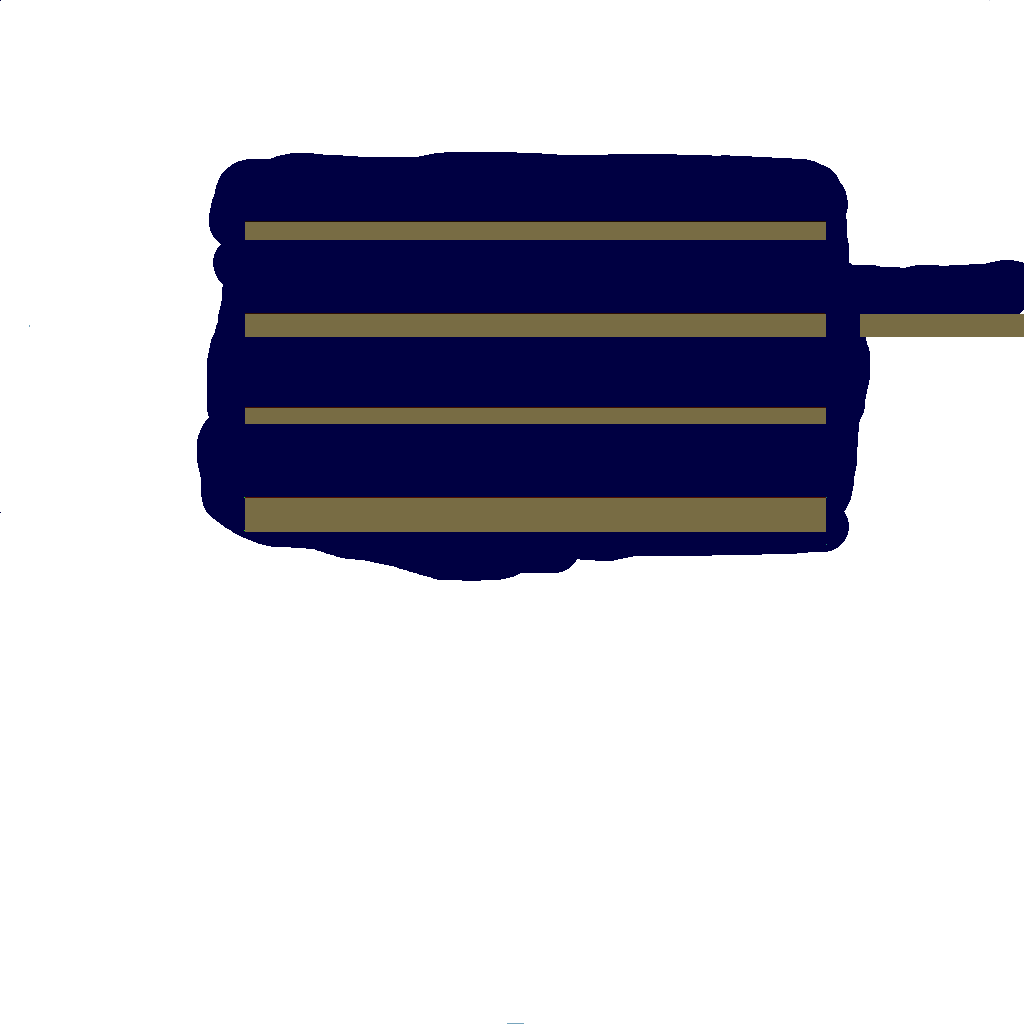
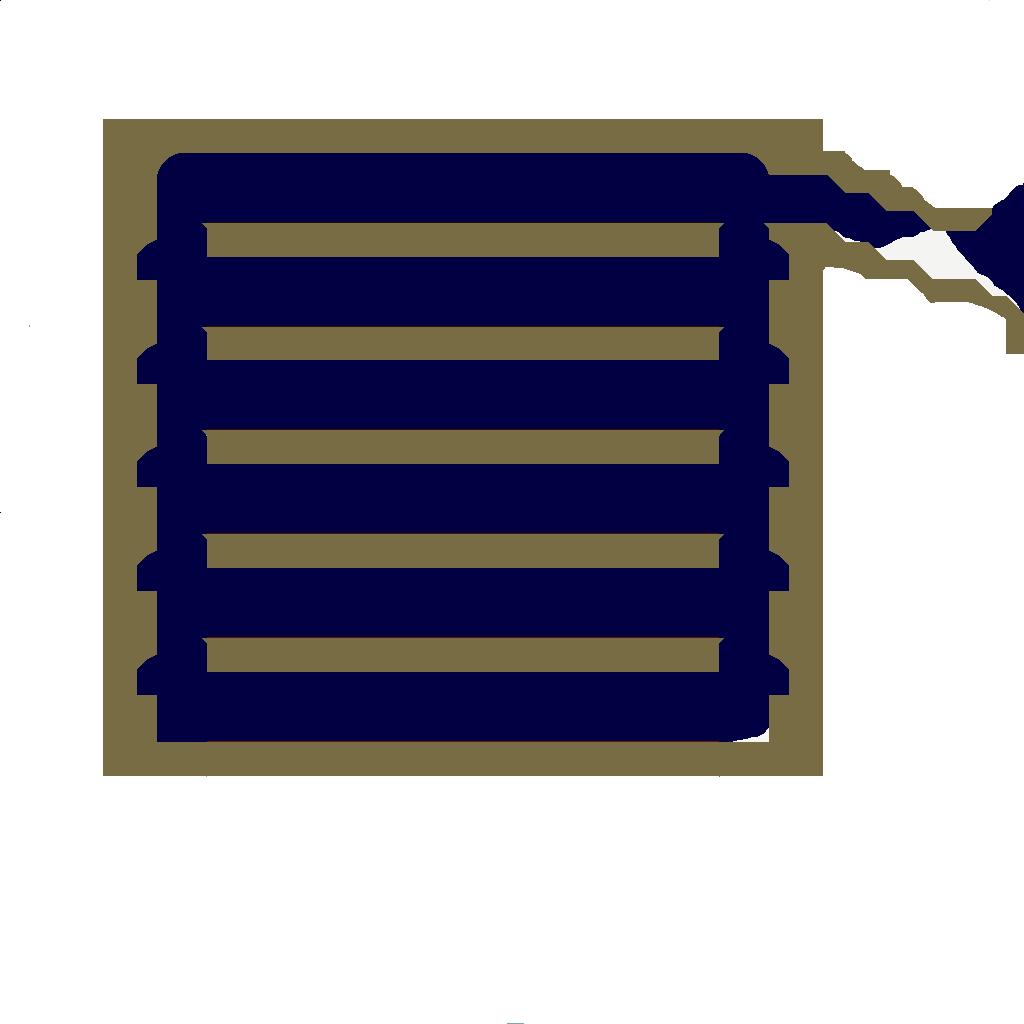
Layered file, before and after one edit (1024x1024). Changes by layer:
painted on "Layer copy" over [103,119,1024,777]
